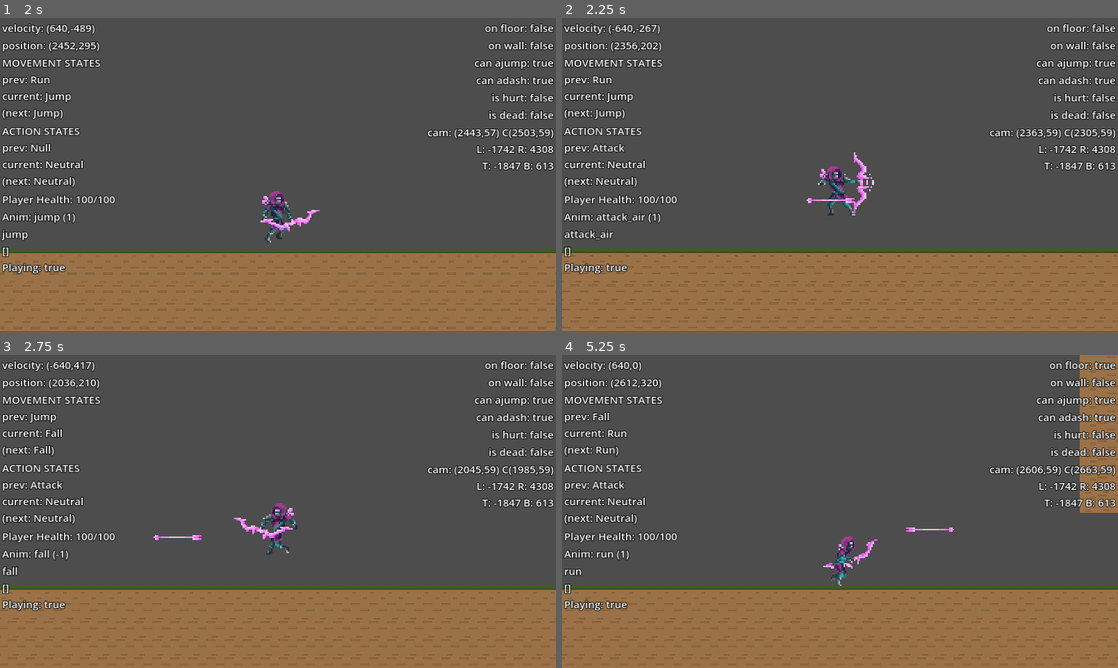
Above: before the commit, frames 1-4 (two rows, left to right).
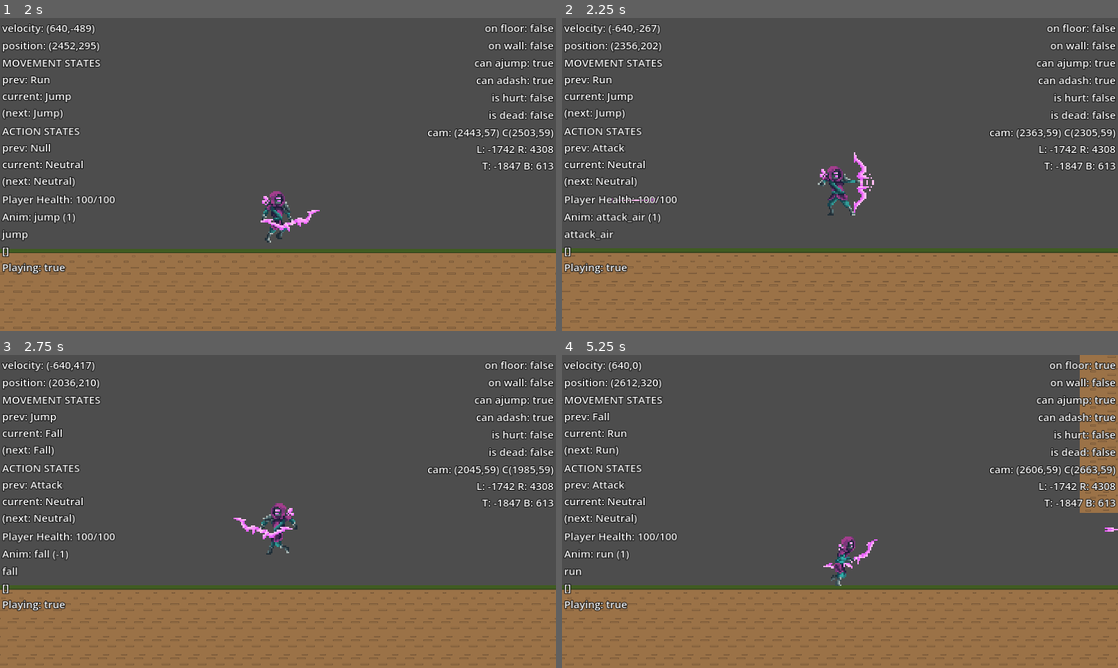
Above: after the commit, the same moments.

Repository: azylazide/untitled-hw-game-G4
Game: Godot game, scene res://src/levels/level_test.tscn
Two runs of this game, one before a commit and one after it. Both use one fixed random seed, a clock stepped at 60 frames per second and the inputs below.
Inputs:
- Up to frame 1 (2 s): tap Enter (ui_accept) at 0.5 s; hold X (dash) 0.53-1.28 s; hold D (right) from 0.53 s (still down); tap Space (jump) at 0.77, 0.8, 1.07, 1.35, 1.52, 1.82 s; tap X (dash) at 1.55 s
- Up to frame 2 (2.25 s): release D (right) at 2.03 s; hold A (left) from 2.03 s (still down); hold Z (attack) from 2.03 s (still down)
- Up to frame 3 (2.75 s): keep holding A (left); keep holding Z (attack); tap Space (jump) at 2.3 s
- Up to frame 4 (5.25 s): release A (left) at 2.78 s; release Z (attack) at 2.78 s; hold D (right) 2.78-4.28 s; tap X (dash) at 2.85, 4.55 s; tap Space (jump) at 3.02, 3.32, 3.77, 3.8, 4.07, 4.35, 4.52, 4.82 s; hold X (dash) 3.53-4.28 s; hold A (left) 4.28-5.03 s; hold D (right) from 5.03 s (still down); hold Z (attack) from 5.03 s (still down)

Frame 1 is identical in both runs. In frame 2, less than 0.1% of the frame differs, in the area x 8-53%, y 57-60%; in frame 3, less than 0.1%; in frame 4, less than 0.1%.
Error before the commit: Trying to assign value of type 'Nil' to a variable of type 'float'. (res://src/actors/player/player.gd:914)
Error after the commit: Trying to assign value of type 'Nil' to a variable of type 'float'. (res://src/actors/player/player.gd:921)

Commit message:
added invincibility frames tween

Diff:
--- a/src/actors/player/player.gd
+++ b/src/actors/player/player.gd
@@ -818,7 +818,13 @@
 	#temp
 	hurt_timer.start()
 
-	pass
+func invincibility_tween() -> void:
+	var sprite:= $Sprite2D
+	var tween:= create_tween().set_loops(4)
+	tween.tween_property(sprite,"modulate",Color(sprite.modulate,0.2),0.15)
+	tween.tween_property(sprite,"modulate",Color(sprite.modulate,1),0.15)
+	await tween.finished
+	is_hurt = false
 
 func _on_player_hurt() -> void:
 #	is_hurt = true
@@ -856,7 +862,7 @@
 	elif anim_name in ["hurt_left","hurt_right"]:
 		print("test ended %d" %frame_count)
 		#temp
-		is_hurt = false #temp
+#		is_hurt = false #temp
 		if check_floor():
 			if get_direction():
 				Move.next = Move.STATES.RUN
@@ -867,6 +873,7 @@
 		print("%s %d" %[Move.next,frame_count])
 		Move.change_state()
 		if not is_dead:
+			invincibility_tween()
 			Action.next = Action.STATES.NEUTRAL
 			Action.change_state()
 #				anim_tree.set("parameters/idle/blend_position",face_direction)
--- a/src/props/arrow.tscn
+++ b/src/props/arrow.tscn
@@ -10,6 +10,7 @@
 collision_layer = 256
 collision_mask = 5
 script = ExtResource("1_nmcbq")
+tile_speed = 80.0
 
 [node name="CollisionShape2D" type="CollisionShape2D" parent="."]
 position = Vector2(120, 0)
